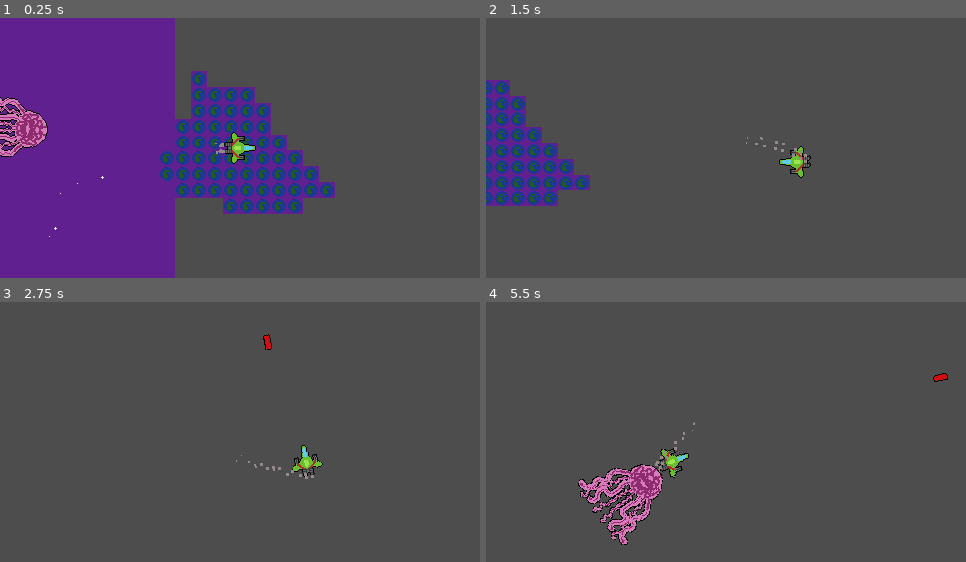
Above: before the commit, frames 1-4 (two rows, left to right).
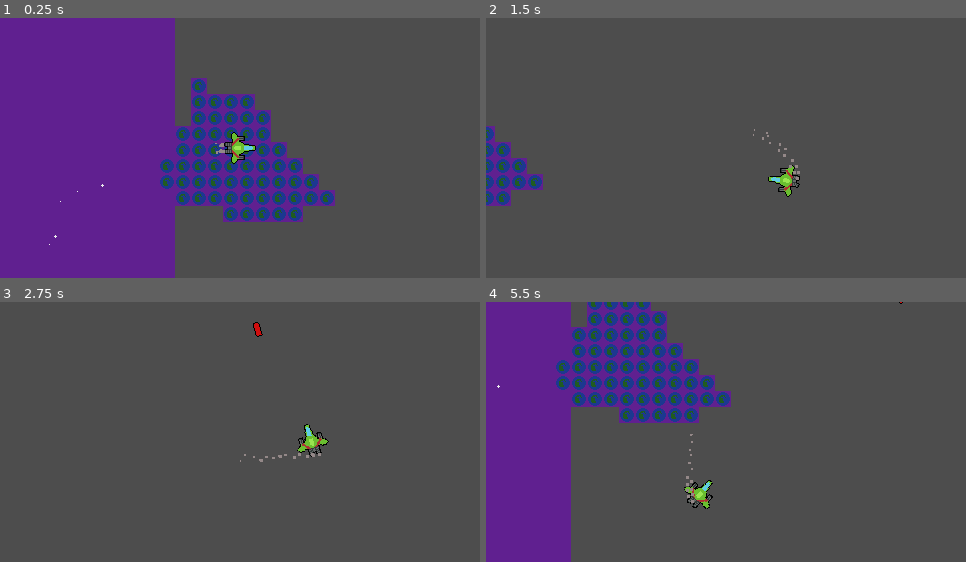
Above: after the commit, the same moments.

Repository: daltHub/Untitled-Space-Game
Game: Godot game, scene res://main.tscn
The game is run twice, just before and just after one commit, with the same random seed, the same clock (stepped at 60 frames per second) and the same inputs. The engine's default icon, where the game draws it, is replaced by a stand-in: a white triangle on a blue panel in a dark square.
Inputs (mouse positions are in pixels of both pictures, inside the frame that each line leads up to):
- Up to frame 1 (0.25 s): no input
- Up to frame 2 (1.5 s): move the mouse to (831, 135) at 0.52 s; press the mouse at (831, 135) at 0.53 s; hold D (move_right) 0.53-1.28 s; move the mouse to (630, 161) at 1.27 s; release the mouse at (630, 161) at 1.28 s; hold S (move_down) from 1.28 s (still down); click (630, 161) at 1.35 s
- Up to frame 3 (2.75 s): move the mouse to (288, 374) at 2.02 s; release S (move_down) at 2.03 s; press the mouse at (288, 374) at 2.03 s; hold D (move_right) from 2.03 s (still down)
- Up to frame 4 (5.5 s): move the mouse to (702, 484) at 2.77 s; release D (move_right) at 2.78 s; release the mouse at (702, 484) at 2.78 s; hold W (move_up) 2.78-3.53 s; click (702, 484) at 2.85 s; move the mouse to (870, 471) at 3.52 s; press the mouse at (870, 471) at 3.53 s; hold A (move_left) 3.53-5.03 s; move the mouse to (582, 393) at 4.27 s; release the mouse at (582, 393) at 4.28 s; click (582, 393) at 4.35 s; move the mouse to (750, 432) at 5.02 s; press the mouse at (750, 432) at 5.03 s; hold S (move_down) from 5.03 s (still down)

The runs differ from the first frame. In frame 1, 9.8% of the frame differs, in the area x 0-70%, y 20-88%; in frame 2, 5.6%; in frame 3, 1.1%; in frame 4, 32%, in the area x 0-97%, y 0-100%.

Commit message:
updated world bounds

Diff:
--- a/bullet.gd
+++ b/bullet.gd
@@ -1,7 +1,7 @@
 extends Area2D
 
-var speed = 1750
-var damage = 50
+@export var speed = 1750
+@export var damage = 50
 
 func _ready():
 	#self.speed = speed
@@ -15,5 +15,4 @@
 	if body.is_in_group("mobs"):
 		body.take_damage(damage)
 
-		#body.queue_free()
 	queue_free()
--- a/bullet.tscn
+++ b/bullet.tscn
@@ -7,8 +7,8 @@
 size = Vector2(14, 6)
 
 [node name="Bullet" type="Area2D"]
-collision_layer = 3
-collision_mask = 3
+collision_layer = 2
+collision_mask = 2
 script = ExtResource("1_rr8e2")
 
 [node name="Sprite2D" type="Sprite2D" parent="."]
--- a/enemy.tscn
+++ b/enemy.tscn
@@ -8,6 +8,8 @@
 height = 69.9288
 
 [node name="Enemy" type="CharacterBody2D"]
+collision_layer = 2
+collision_mask = 3
 script = ExtResource("1_3igyp")
 
 [node name="Sprite2D" type="Sprite2D" parent="."]
--- a/main.tscn
+++ b/main.tscn
@@ -1,124 +1,133 @@
-[gd_scene load_steps=9 format=3 uid="uid://lctayfbjgnmn"]
+[gd_scene load_steps=11 format=3 uid="uid://lctayfbjgnmn"]
 
 [ext_resource type="Script" path="res://main.gd" id="1_81413"]
 [ext_resource type="PackedScene" uid="uid://cxgxv2og8ceyj" path="res://player.tscn" id="2_n7a40"]
-[ext_resource type="PackedScene" uid="uid://cbpa7w5on7xy1" path="res://test_object.tscn" id="3_yr2b4"]
 [ext_resource type="Texture2D" uid="uid://ct5iwpcisluff" path="res://art/player/tilemap.png" id="4_4y0if"]
 [ext_resource type="AudioStream" uid="uid://b5msqwr1rxuc0" path="res://sound/music/Space Fighter Loop.mp3" id="6_3qtj1"]
-[ext_resource type="PackedScene" uid="uid://cwrot8t3ksxgw" path="res://enemy.tscn" id="6_gix2s"]
 
-[sub_resource type="TileSetAtlasSource" id="TileSetAtlasSource_sbhcw"]
+[sub_resource type="TileSetAtlasSource" id="TileSetAtlasSource_vp71u"]
 texture = ExtResource("4_4y0if")
+0:0/0 = 0
+1:0/0 = 0
+2:0/0 = 0
+3:0/0 = 0
+4:0/0 = 0
+5:0/0 = 0
+6:0/0 = 0
+7:0/0 = 0
+8:0/0 = 0
+9:0/0 = 0
+0:1/0 = 0
 1:1/0 = 0
+2:1/0 = 0
+3:1/0 = 0
+4:1/0 = 0
+5:1/0 = 0
+6:1/0 = 0
+7:1/0 = 0
+8:1/0 = 0
+9:1/0 = 0
+0:2/0 = 0
+1:2/0 = 0
+2:2/0 = 0
+3:2/0 = 0
+4:2/0 = 0
+5:2/0 = 0
+6:2/0 = 0
+7:2/0 = 0
+8:2/0 = 0
+9:2/0 = 0
+0:3/0 = 0
+1:3/0 = 0
+2:3/0 = 0
+3:3/0 = 0
+4:3/0 = 0
+5:3/0 = 0
+6:3/0 = 0
+7:3/0 = 0
 8:3/0 = 0
+9:3/0 = 0
+0:4/0 = 0
+1:4/0 = 0
+2:4/0 = 0
+3:4/0 = 0
+4:4/0 = 0
+5:4/0 = 0
+6:4/0 = 0
+7:4/0 = 0
+8:4/0 = 0
+9:4/0 = 0
+0:5/0 = 0
+1:5/0 = 0
+2:5/0 = 0
+3:5/0 = 0
+4:5/0 = 0
+5:5/0 = 0
+6:5/0 = 0
+7:5/0 = 0
+8:5/0 = 0
+9:5/0 = 0
+0:6/0 = 0
+1:6/0 = 0
+2:6/0 = 0
+3:6/0 = 0
+4:6/0 = 0
+5:6/0 = 0
+6:6/0 = 0
+7:6/0 = 0
+8:6/0 = 0
+9:6/0 = 0
+0:7/0 = 0
+1:7/0 = 0
+2:7/0 = 0
+3:7/0 = 0
+4:7/0 = 0
+5:7/0 = 0
+6:7/0 = 0
 7:7/0 = 0
-4:0/0 = 0
-5:2/0 = 0
-3:5/0 = 0
-3:7/0 = 0
+8:7/0 = 0
+9:7/0 = 0
+0:8/0 = 0
 1:8/0 = 0
+2:8/0 = 0
+3:8/0 = 0
+4:8/0 = 0
+5:8/0 = 0
+6:8/0 = 0
+7:8/0 = 0
+8:8/0 = 0
+9:8/0 = 0
+0:9/0 = 0
+1:9/0 = 0
+2:9/0 = 0
+3:9/0 = 0
+4:9/0 = 0
 5:9/0 = 0
-8:8/0 = 0
-9:6/0 = 0
-6:5/0 = 0
-9:5/0 = 0
-8:1/0 = 0
-3:3/0 = 0
-0:0/0 = 0
-0:1/0 = 0
-0:2/0 = 0
-0:3/0 = 0
-0:4/0 = 0
-0:5/0 = 0
-0:6/0 = 0
-0:7/0 = 0
-0:8/0 = 0
-0:9/0 = 0
-1:0/0 = 0
-1:2/0 = 0
-1:3/0 = 0
-1:4/0 = 0
-1:5/0 = 0
-1:6/0 = 0
-1:7/0 = 0
-1:9/0 = 0
-2:0/0 = 0
-2:1/0 = 0
-2:2/0 = 0
-2:3/0 = 0
-2:4/0 = 0
-2:5/0 = 0
-2:6/0 = 0
-2:7/0 = 0
-2:8/0 = 0
-2:9/0 = 0
-3:0/0 = 0
-3:1/0 = 0
-3:2/0 = 0
-3:4/0 = 0
-3:6/0 = 0
-3:8/0 = 0
-3:9/0 = 0
-4:1/0 = 0
-4:2/0 = 0
-4:3/0 = 0
-4:4/0 = 0
-4:5/0 = 0
-4:6/0 = 0
-4:7/0 = 0
-4:8/0 = 0
-4:9/0 = 0
-5:0/0 = 0
-5:1/0 = 0
-5:3/0 = 0
-5:4/0 = 0
-5:5/0 = 0
-5:6/0 = 0
-5:7/0 = 0
-5:8/0 = 0
-6:0/0 = 0
-6:1/0 = 0
-6:2/0 = 0
-6:3/0 = 0
-6:4/0 = 0
-6:6/0 = 0
-6:7/0 = 0
-6:8/0 = 0
 6:9/0 = 0
-7:0/0 = 0
-7:1/0 = 0
-7:2/0 = 0
-7:3/0 = 0
-7:4/0 = 0
-7:5/0 = 0
-7:6/0 = 0
-7:8/0 = 0
 7:9/0 = 0
-8:0/0 = 0
-8:2/0 = 0
-8:4/0 = 0
-8:5/0 = 0
-8:6/0 = 0
-8:7/0 = 0
 8:9/0 = 0
-9:0/0 = 0
-9:1/0 = 0
-9:2/0 = 0
-9:3/0 = 0
-9:4/0 = 0
-9:7/0 = 0
-9:8/0 = 0
 9:9/0 = 0
 
-[sub_resource type="TileSet" id="TileSet_231pi"]
-sources/0 = SubResource("TileSetAtlasSource_sbhcw")
+[sub_resource type="TileSet" id="TileSet_xc8rm"]
+sources/0 = SubResource("TileSetAtlasSource_vp71u")
+
+[sub_resource type="WorldBoundaryShape2D" id="WorldBoundaryShape2D_1pxe5"]
+normal = Vector2(0, 1)
+
+[sub_resource type="WorldBoundaryShape2D" id="WorldBoundaryShape2D_5qxae"]
+normal = Vector2(0, 1)
+
+[sub_resource type="WorldBoundaryShape2D" id="WorldBoundaryShape2D_acgdv"]
+normal = Vector2(0, 1)
+
+[sub_resource type="WorldBoundaryShape2D" id="WorldBoundaryShape2D_j8s7a"]
+normal = Vector2(0, 1)
 
 [node name="Main" type="Node"]
 script = ExtResource("1_81413")
 
 [node name="TileMap" type="TileMap" parent="."]
-scale = Vector2(1, 0.989)
-tile_set = SubResource("TileSet_231pi")
+tile_set = SubResource("TileSet_xc8rm")
 format = 2
 layer_0/tile_data = PackedInt32Array(1, 0, 0, 65537, 0, 0, 131073, 0, 0, 196609, 0, 0, 262145, 0, 0, 327681, 0, 0, 3932 …(73411 unchanged characters)…
 
@@ -129,36 +138,36 @@
 [node name="Camera2D" type="Camera2D" parent="Player"]
 limit_left = 0
 limit_top = 0
-limit_right = 2400
-limit_bottom = 2000
+limit_right = 10000
+limit_bottom = 10000
 limit_smoothed = true
 position_smoothing_enabled = true
-
-[node name="test_object" parent="." instance=ExtResource("3_yr2b4")]
-position = Vector2(2484, 782)
-scale = Vector2(1.05286, 16.2777)
-collision_mask = 3
-
-[node name="test_object2" parent="." instance=ExtResource("3_yr2b4")]
-position = Vector2(1176, 1797)
-scale = Vector2(20.7729, 0.955272)
-collision_mask = 3
-
-[node name="test_object3" parent="." instance=ExtResource("3_yr2b4")]
-position = Vector2(1227, -82)
-scale = Vector2(-22.8549, -0.298247)
-collision_mask = 3
-
-[node name="test_object4" parent="." instance=ExtResource("3_yr2b4")]
-position = Vector2(-77, 761)
-scale = Vector2(0.680655, 18.3896)
-collision_mask = 3
 
 [node name="AudioStreamPlayer" type="AudioStreamPlayer" parent="."]
 stream = ExtResource("6_3qtj1")
 volume_db = 1.0
 autoplay = true
 
-[node name="Enemy" parent="." instance=ExtResource("6_gix2s")]
-position = Vector2(1063, 656)
-enemy_speed = 100
+[node name="WorldBounds" type="StaticBody2D" parent="."]
+visible = false
+
+[node name="TopBound" type="CollisionShape2D" parent="WorldBounds"]
+scale = Vector2(10, 10)
+shape = SubResource("WorldBoundaryShape2D_1pxe5")
+
+[node name="LeftBound" type="CollisionShape2D" parent="WorldBounds"]
+position = Vector2(-1, 0)
+rotation = -1.5708
+scale = Vector2(10, 10)
+shape = SubResource("WorldBoundaryShape2D_5qxae")
+
+[node name="BottomBound" type="CollisionShape2D" parent="WorldBounds"]
+position = Vector2(0, 10000)
+rotation = 3.14159
+scale = Vector2(10, 10)
+shape = SubResource("WorldBoundaryShape2D_acgdv")
+
+[node name="RightBound" type="CollisionShape2D" parent="WorldBounds"]
+position = Vector2(10000, 0)
+rotation = 1.5708
+shape = SubResource("WorldBoundaryShape2D_j8s7a")
--- a/player.gd
+++ b/player.gd
@@ -2,7 +2,7 @@
 
 
 @export var max_speed = 400
-@export var acceleration = 1000
+@export var acceleration = 50
 @export var friction = 600 # slows down when ther is no movement input
 @export var bullet_speed = 500 #
 @export var shoot_cooldown: float = 0.3 # time between bullet shots
@@ -25,11 +25,10 @@
 func _physics_process(delta):
 	var mouse_pos = get_global_mouse_position()
 	look_at(mouse_pos)
-	var coll = player_movement(delta)
+	var coll = player_movement(delta) # movement function returns collision info
 	if coll:
 		if coll.get_collider().is_in_group("mobs"):
-			take_damage(coll.get_collider().contact_damage)
-			#print("Player Hit " + str(coll.get_collider().contact_damage))
+			take_damage(coll.get_collider().contact_damage) # take damage equal to mobs damage stat
 	# Shoot if not on cooldown
 	if Input.is_action_pressed("shoot") and shootCooldownTimer.is_stopped() :
 		shootCooldownTimer.start(shoot_cooldown)
@@ -50,7 +49,7 @@
 		else:
 			velocity = Vector2.ZERO
 	else:
-		velocity += (input * acceleration * delta)
+		velocity += (input * acceleration)
 		#velocity += (input * acceleration)
 		velocity = velocity.limit_length(max_speed)
 	#move_and_slide()
--- a/player.tscn
+++ b/player.tscn
@@ -21,9 +21,8 @@
 point_count = 2
 
 [node name="Player" type="CharacterBody2D"]
-collision_layer = 128
+collision_mask = 3
 script = ExtResource("1_shv4u")
-bullet_damage = 10
 metadata/_edit_group_ = true
 
 [node name="AnimatedSprite2D" type="AnimatedSprite2D" parent="."]
Not shown, changed: TODO.txt
